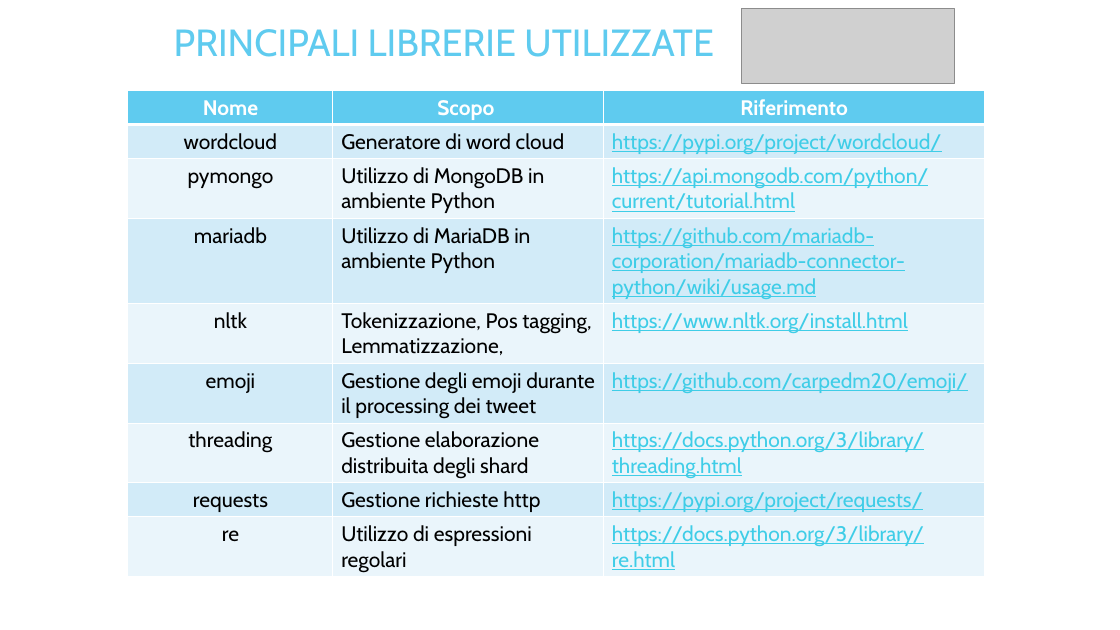
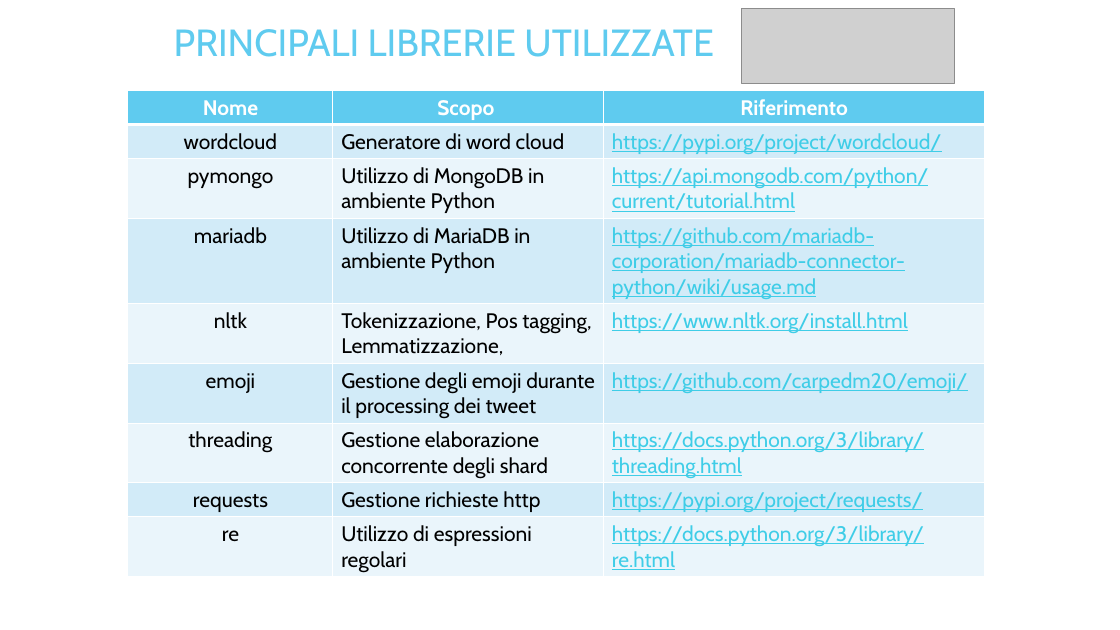
Before and after one commit to moamedterzo/MAADB, a slide deck: slide 8 of Docs/Presentazione.PPTX. Drawn at 1120x630 pixels with LibreOffice and Linux fonts; fonts in the diff are those of the drawing; grey boxes stand for pictures. Boxes give left, top, right and bottom in pixels: in the first picture for what was removed or moved away, otherwise in the second. Text is boxed around its words. In the diff, an @@ line names an element or a change of style, - is before the commit and + after.

```diff
--- a/Docs/Presentazione.PPTX
+++ b/Docs/Presentazione.PPTX
@@ table at <box>128,91,985,597</box> @@
-row 7, column 2: Gestione elaborazione distribuita degli shard
+row 7, column 2: Gestione elaborazione concorrente degli shard
```
Also in this commit, not shown: 4 other slides changed.
